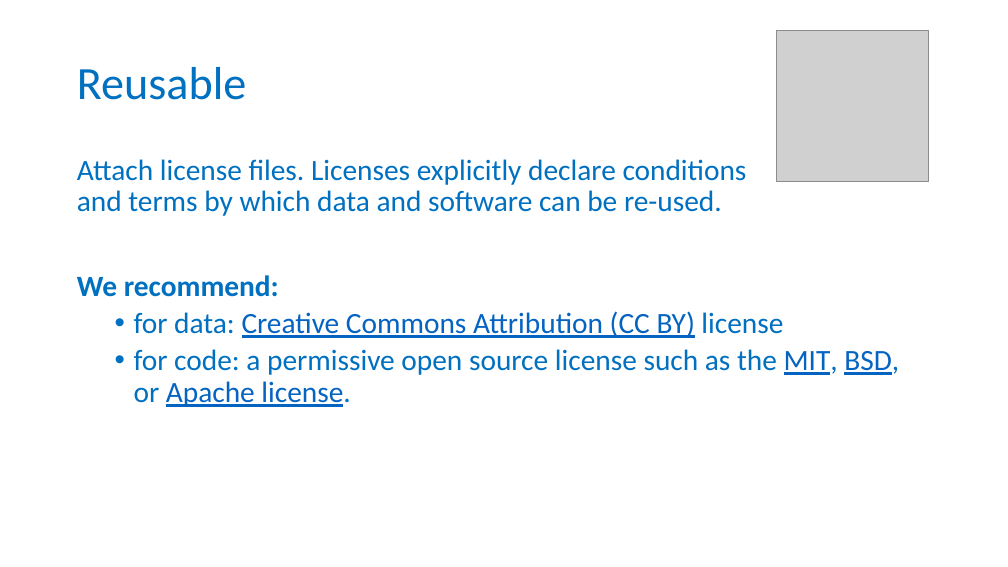
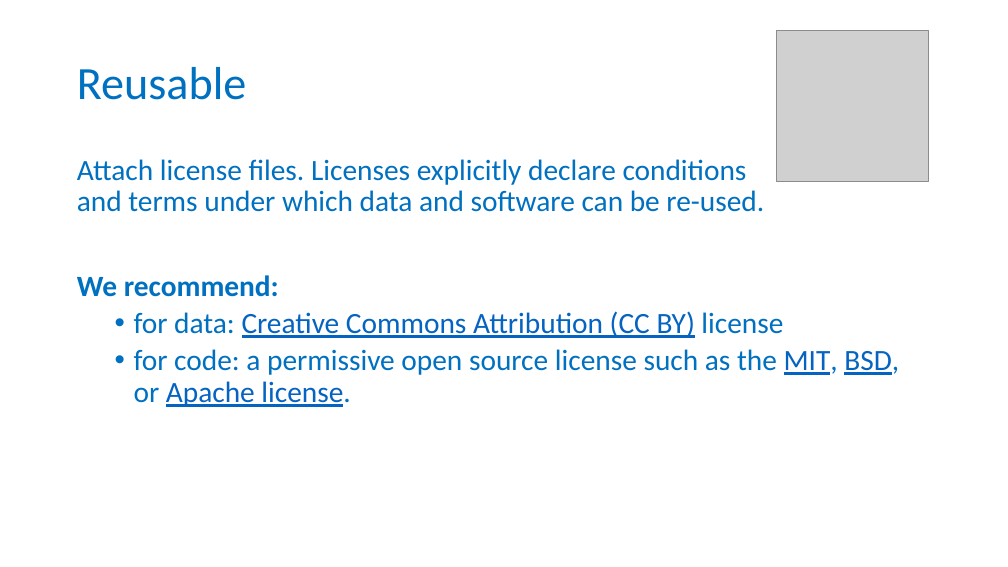
Before and after one commit to carpentries-incubator/fair-for-leaders, a slide deck: slide 14 of instructors/02-Being_FAIR.pptx. Drawn at 1008x567 pixels with LibreOffice and Linux fonts; fonts in the diff are those of the drawing; grey boxes stand for pictures; background and template pictures are left out. Boxes give left, top, right and bottom in pixels: in the first picture for what was removed or moved away, otherwise in the second. Text is boxed around its words. In the diff, an @@ line names an element or a change of style, - is before the commit and + after.

```diff
--- a/instructors/02-Being_FAIR.pptx
+++ b/instructors/02-Being_FAIR.pptx
@@ text at (77,159,764,212): text changed @@
-Attach license files. Licenses explicitly declare conditions
-and terms by which data and software can be re-used.
+Attach license files. Licenses explicitly declare conditions
+and terms under which data and software can be re-used.
```
Also in this commit, not shown: 3 other slides changed, 1 slide added.
